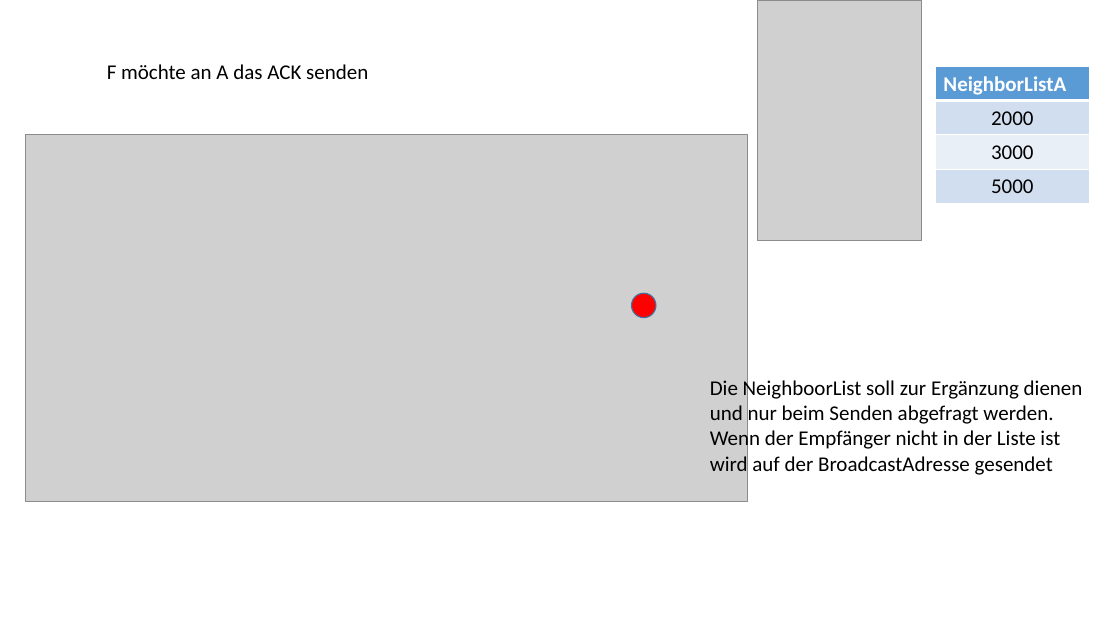
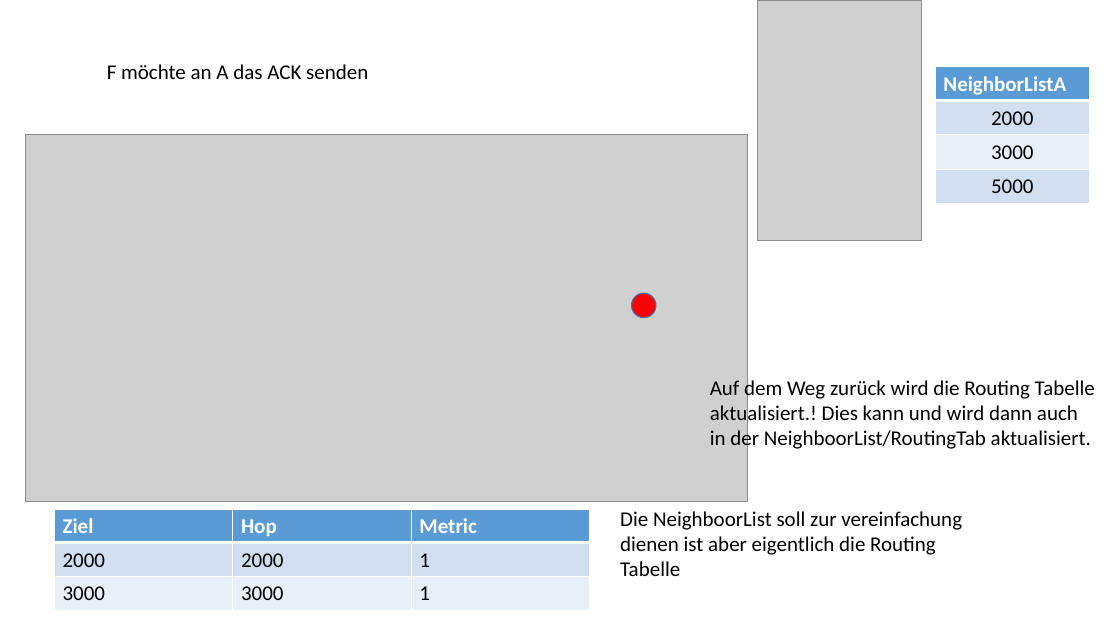
Before and after one commit to HTW-LowRateNet/s0558507, a slide deck: slide 14 of LoRaRouting.pptx. Drawn at 1120x630 pixels with LibreOffice and Linux fonts; fonts in the diff are those of the drawing; grey boxes stand for pictures. Boxes give left, top, right and bottom in pixels: in the first picture for what was removed or moved away, otherwise in the second. Text is boxed around its words. In the diff, an @@ line names an element or a change of style, - is before the commit and + after.

```diff
--- a/LoRaRouting.pptx
+++ b/LoRaRouting.pptx
@@ text at box(710, 378, 1095, 452): text changed @@
-Die NeighboorList soll zur Ergänzung dienen und nur beim Senden abgefragt werden. Wenn der Empfänger nicht in der Liste ist wird auf der BroadcastAdresse gesendet
+Auf dem Weg zurück wird die Routing Tabelle aktualisiert.! Dies kann und wird dann auch in der NeighboorList/RoutingTab aktualisiert.
@@ table added at box(54, 509, 588, 610), 3 rows, 3 columns @@
+Ziel | Hop | Metric
+2000 | 2000 | 1
+3000 | 3000 | 1
@@ text added at box(620, 511, 962, 576), 18 pt, text #000000 @@
+Die NeighboorList soll zur vereinfachung dienen ist aber eigentlich die Routing Tabelle
```
Also in this commit, not shown: 8 other slides changed.
